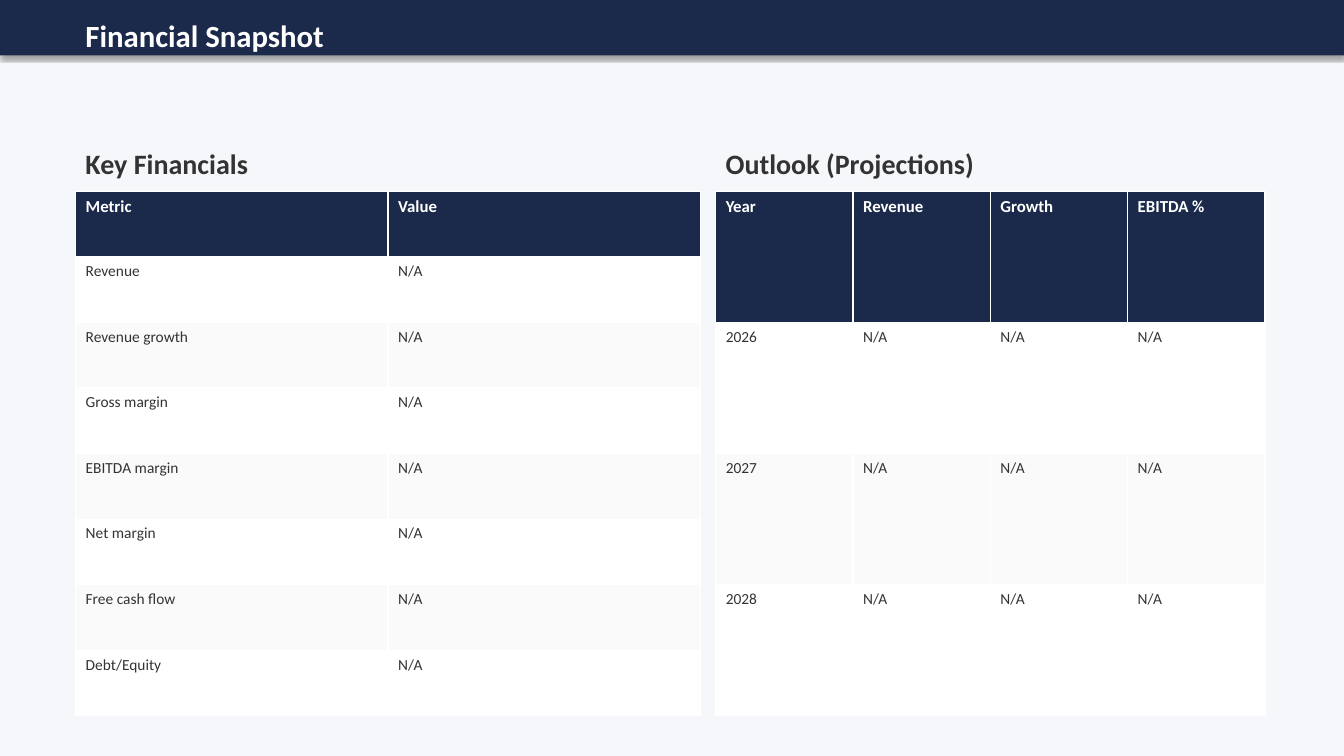
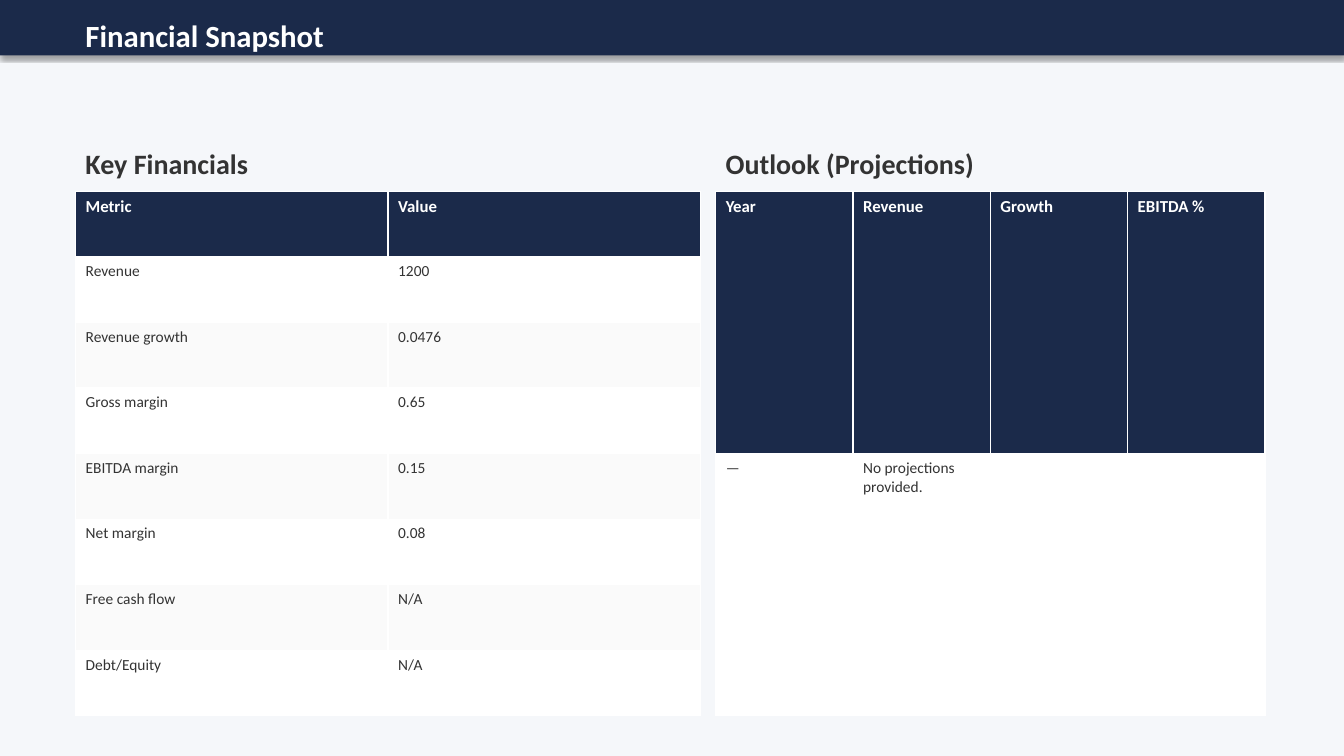
Before and after one commit to 98Rico/GoldRogerM-A, a slide deck: slide 4 of outputs/Longchamp_analysis.pptx. Drawn at 1344x756 pixels with LibreOffice and Linux fonts; fonts in the diff are those of the drawing. Boxes give left, top, right and bottom in pixels: in the first picture for what was removed or moved away, otherwise in the second. Text is boxed around its words. In the diff, an @@ line names an element or a change of style, - is before the commit and + after.

```diff
--- a/outputs/Longchamp_analysis.pptx
+++ b/outputs/Longchamp_analysis.pptx
@@ table at bbox=[76, 192, 701, 716] @@
-row 2, column 2: N/A
+row 2, column 2: 1200
-row 3, column 2: N/A
+row 3, column 2: 0.0476
-row 4, column 2: N/A
+row 4, column 2: 0.65
-row 5, column 2: N/A
+row 5, column 2: 0.15
-row 6, column 2: N/A
+row 6, column 2: 0.08
@@ table at bbox=[716, 192, 1264, 716] @@
-row 2: 2026 | N/A | N/A | N/A
-row 3: 2027 | N/A | N/A | N/A
-row 4: 2028 | N/A | N/A | N/A
+row 2: — | No projections provided. |  | 
```
Also in this commit, not shown: 6 other slides changed, 3 slides added, 3 other files.
